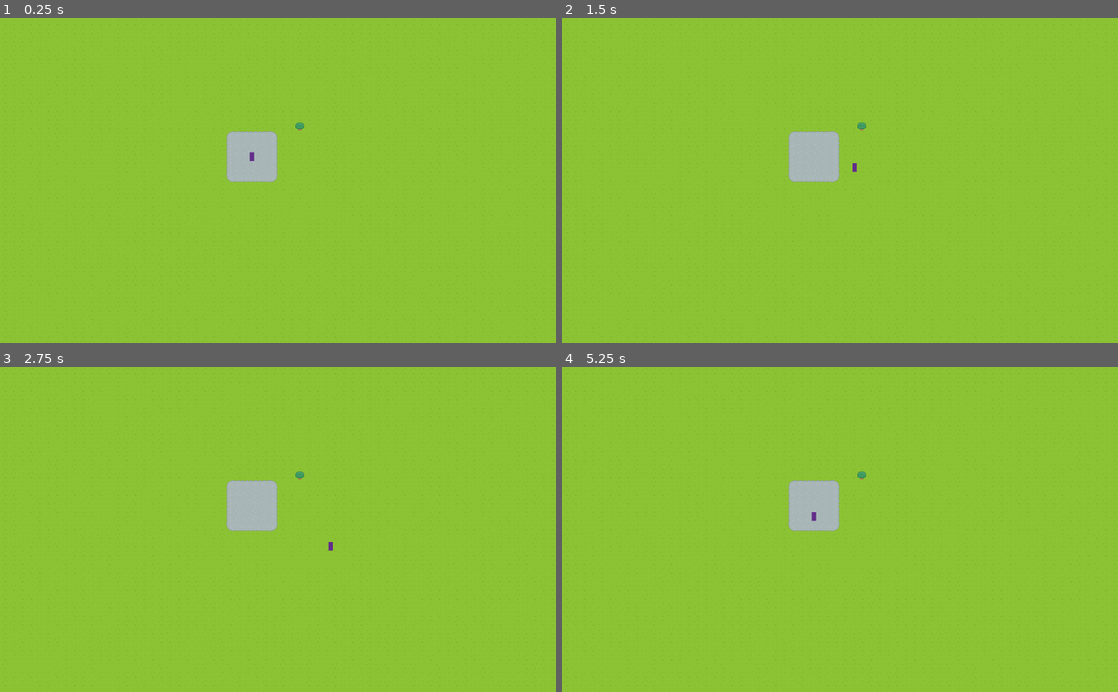
Above: before the commit, frames 1-4 (two rows, left to right).
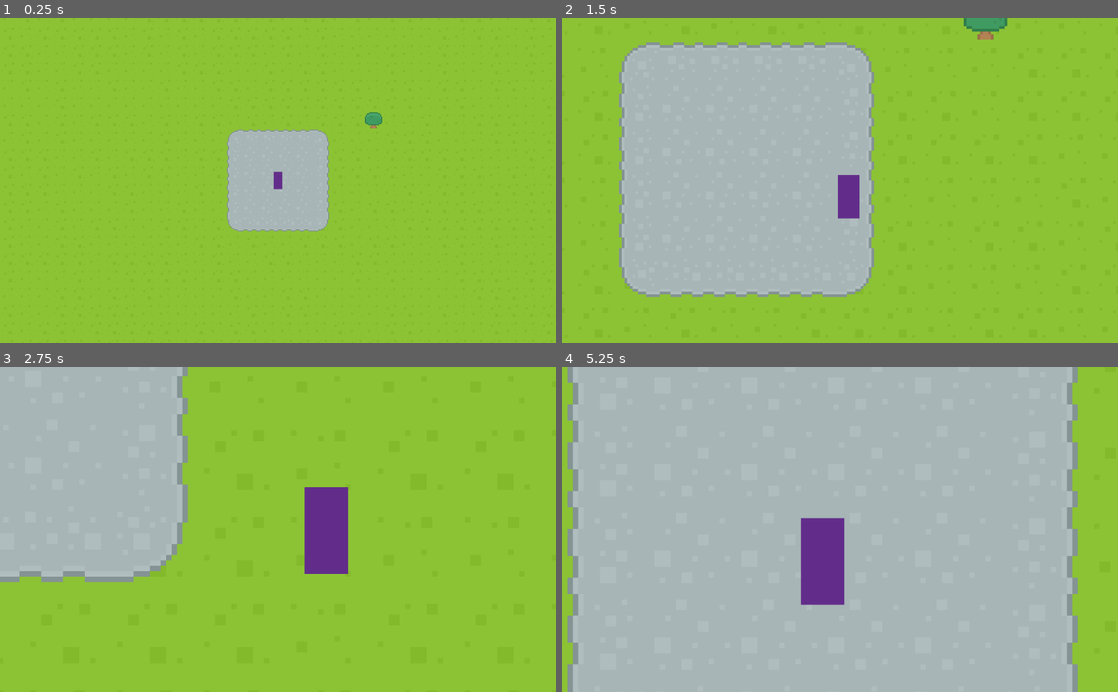
Above: after the commit, the same moments.

Repository: acleverpun/waves
Game: Godot game, scene res://src/states/main.tscn
The game is run twice, just before and just after one commit, with the same random seed, the same clock (stepped at 60 frames per second) and the same inputs.
Inputs (mouse positions are in pixels of both pictures, inside the frame that each line leads up to):
- Up to frame 1 (0.25 s): no input
- Up to frame 2 (1.5 s): tap Enter at 0.5 s; move the mouse to (962, 164) at 0.52 s; hold E (move.right) 0.53-1.28 s; hold Mouse wheel up (cam.zoom-in, bound only after the commit) 0.53-1.28 s; tap Mouse wheel down (cam.zoom-out, bound only after the commit) at 0.8, 1.35 s; move the mouse to (728, 196) at 1.27 s; hold O (move.down) from 1.28 s (still down)
- Up to frame 3 (2.75 s): tap Mouse wheel up (cam.zoom-in, bound only after the commit) at 1.55 s; move the mouse to (333, 458) at 2.02 s; release O (move.down) at 2.03 s; hold E (move.right) from 2.03 s (still down); hold Mouse wheel up (cam.zoom-in, bound only after the commit) from 2.03 s (still down); tap Mouse wheel down (cam.zoom-out, bound only after the commit) at 2.3 s
- Up to frame 4 (5.25 s): move the mouse to (812, 594) at 2.77 s; release E (move.right) at 2.78 s; release Mouse wheel up (cam.zoom-in, bound only after the commit) at 2.78 s; hold , (move.up) 2.78-3.53 s; tap Mouse wheel down (cam.zoom-out, bound only after the commit) at 2.85, 3.8, 4.35 s; tap Mouse wheel up (cam.zoom-in, bound only after the commit) at 3.05, 4.55 s; move the mouse to (1006, 578) at 3.52 s; hold Mouse wheel up (cam.zoom-in, bound only after the commit) 3.53-4.28 s; hold A (move.left) 3.53-5.03 s; move the mouse to (673, 480) at 4.27 s; move the mouse to (867, 529) at 5.02 s; hold O (move.down) from 5.03 s (still down); hold Mouse wheel up (cam.zoom-in, bound only after the commit) from 5.03 s (still down)

The runs differ from the first frame. In frame 1, 4.5% of the frame differs, in the area x 40-69%, y 29-66%; in frame 2, 34%; in frame 3, 25%; in frame 4, 90%, in the area x 1-93%, y 0-100%.

Commit message:
Added zoomable camera.
Signed-off-by: Ross Hadden <rosshadden@gmail.com>

Diff:
--- a/project.godot
+++ b/project.godot
@@ -60,6 +60,16 @@
 "events": [ Object(InputEventKey,"resource_local_to_scene":false,"resource_name":"","device":0,"alt":false,"shift":false,"control":false,"meta":false,"command":false,"pressed":false,"scancode":69,"unicode":0,"echo":false,"script":null)
  ]
 }
+cam.zoom-in={
+"deadzone": 0.5,
+"events": [ Object(InputEventMouseButton,"resource_local_to_scene":false,"resource_name":"","device":0,"alt":false,"shift":false,"control":false,"meta":false,"command":false,"button_mask":0,"position":Vector2( 0, 0 ),"global_position":Vector2( 0, 0 ),"factor":1.0,"button_index":4,"pressed":false,"doubleclick":false,"script":null)
+ ]
+}
+cam.zoom-out={
+"deadzone": 0.5,
+"events": [ Object(InputEventMouseButton,"resource_local_to_scene":false,"resource_name":"","device":0,"alt":false,"shift":false,"control":false,"meta":false,"command":false,"button_mask":0,"position":Vector2( 0, 0 ),"global_position":Vector2( 0, 0 ),"factor":1.0,"button_index":5,"pressed":false,"doubleclick":false,"script":null)
+ ]
+}
 
 [node]
 
--- a/src/actors/player.tscn
+++ b/src/actors/player.tscn
@@ -1,7 +1,8 @@
-[gd_scene load_steps=4 format=2]
+[gd_scene load_steps=5 format=2]
 
 [ext_resource path="res://src/actors/player.gd" type="Script" id=1]
 [ext_resource path="res://src/components/mover.tscn" type="PackedScene" id=2]
+[ext_resource path="res://src/components/camera.gd" type="Script" id=3]
 
 [sub_resource type="CapsuleShape2D" id=1]
 radius = 4.0
@@ -20,3 +21,9 @@
 shape = SubResource( 1 )
 
 [node name="mover" parent="." instance=ExtResource( 2 )]
+
+[node name="cam" type="Camera2D" parent="."]
+current = true
+zoom = Vector2( 0.5, 0.5 )
+smoothing_enabled = true
+script = ExtResource( 3 )
--- /dev/null
+++ b/src/components/camera.gd
@@ -0,0 +1,27 @@
+extends Node
+
+const zoomMax = Vector2(1.0, 1.0)
+const zoomMin = Vector2(0.1, 0.1)
+const zoomStep = Vector2(0.1, 0.1)
+
+onready var parent = get_parent()
+onready var cam = parent.find_node("cam")
+
+func _ready():
+	zoom()
+
+func _input(event):
+	if Input.is_action_pressed("cam.zoom-in") and cam.zoom - zoomStep > zoomMin:
+		zoom(-1)
+	elif Input.is_action_pressed("cam.zoom-out") and cam.zoom < zoomMax:
+		zoom(1)
+
+func zoom(level: int = 0):
+	cam.zoom += level * zoomStep
+
+	# TODO: vet need
+	# var dragMargin = 0.5 * cam.zoom.x
+	# cam.drag_margin_top = dragMargin
+	# cam.drag_margin_bottom = dragMargin
+	# cam.drag_margin_left = dragMargin
+	# cam.drag_margin_right = dragMargin
--- a/src/components/mover.gd
+++ b/src/components/mover.gd
@@ -6,7 +6,7 @@
 const LEFT = Vector2(-1, 0)
 const RIGHT = Vector2(1, 0)
 
-export var speed = 100.0
+export var speed = 50.0
 
 onready var parent = get_parent()
 
